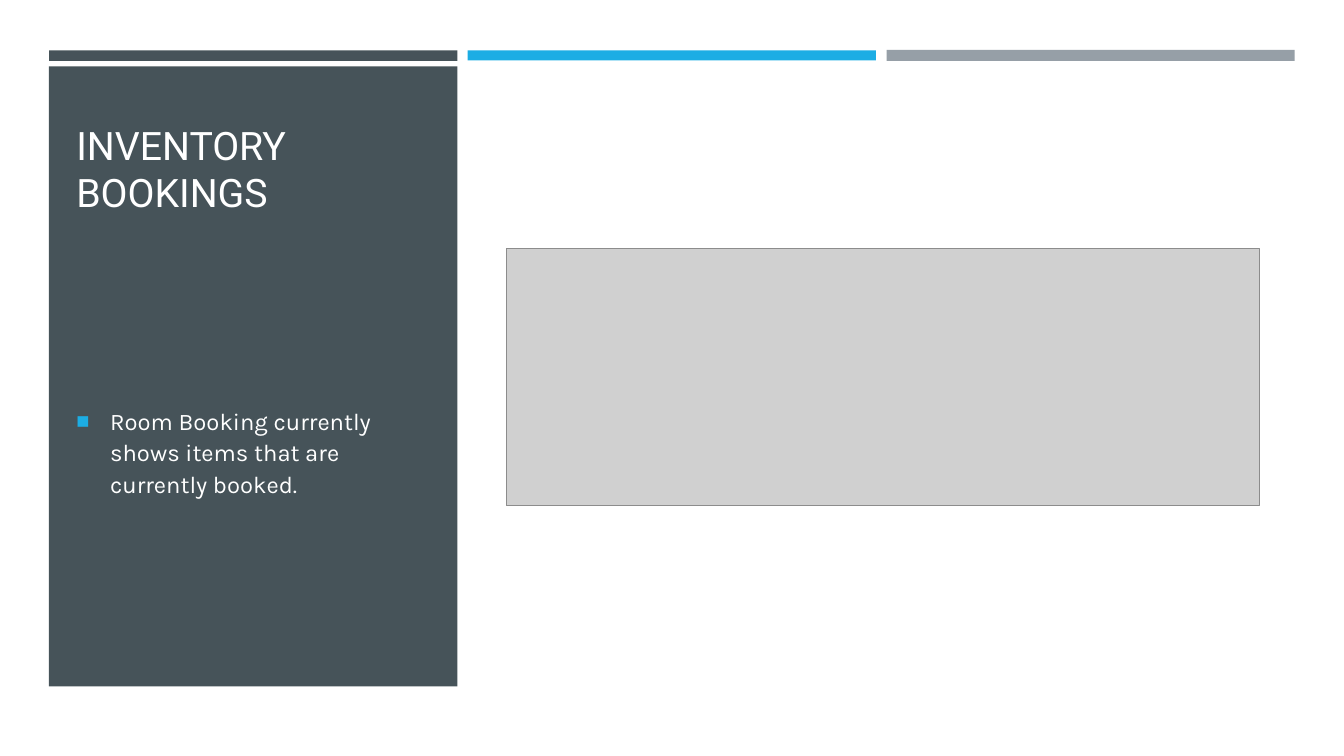
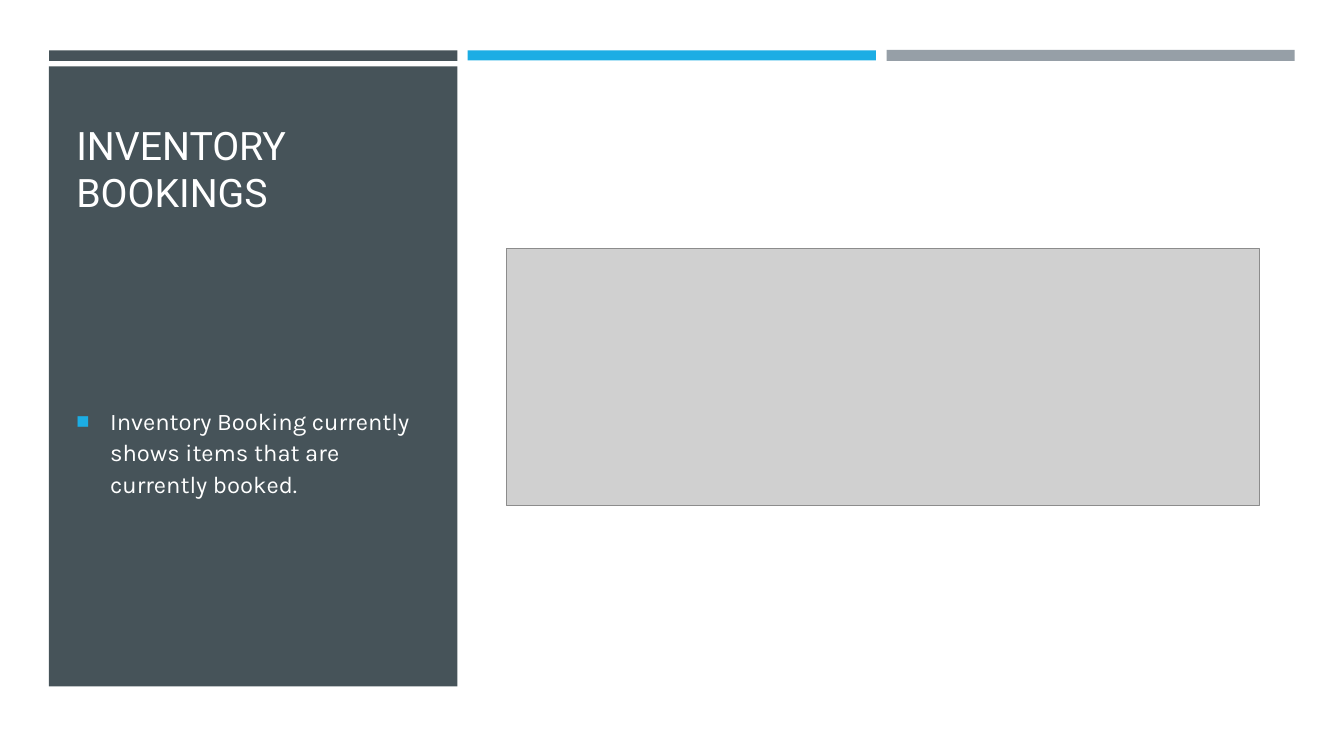
Before and after one commit to KershawK5646/CapstoneProject, a slide deck: slide 13 of Design Docs/Maker Space.pptx (slide 10 before the commit). Drawn at 1344x756 pixels with LibreOffice and Linux fonts; fonts in the diff are those of the drawing; grey boxes stand for pictures. Boxes give left, top, right and bottom in pixels: in the first picture for what was removed or moved away, otherwise in the second. Text is boxed around its words. In the diff, an @@ line names an element or a change of style, - is before the commit and + after.

```diff
--- a/Design Docs/Maker Space.pptx
+++ b/Design Docs/Maker Space.pptx
@@ text at box(110, 413, 409, 499): text changed @@
-■ Room Booking currently shows items that are currently booked.
+■ Inventory Booking currently shows items that are currently booked.
```
Also in this commit, not shown: 1 other slide changed.
